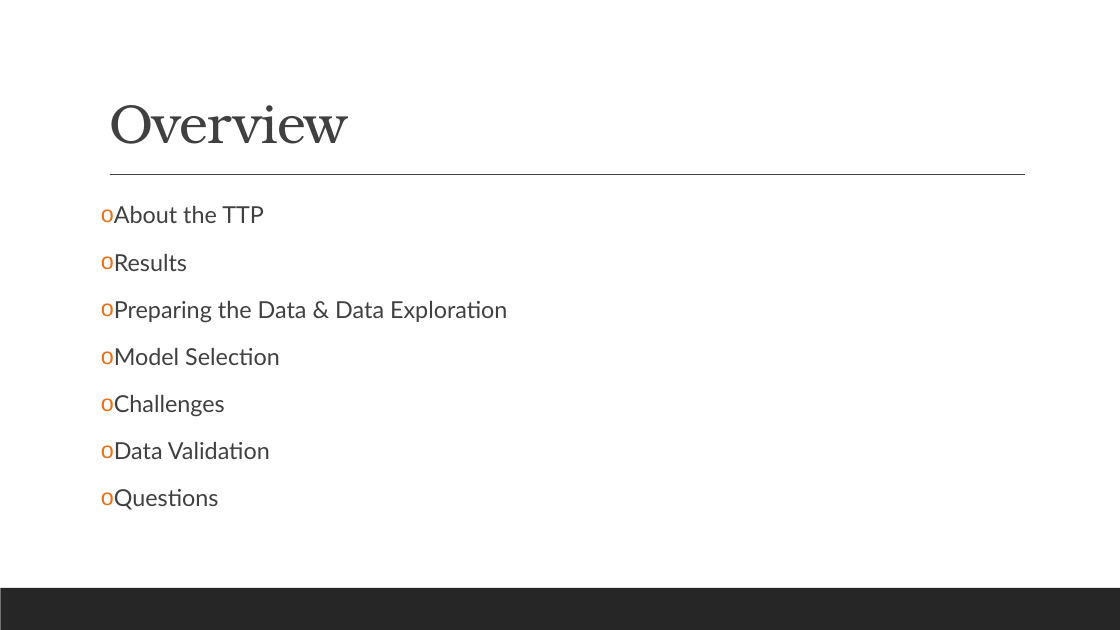
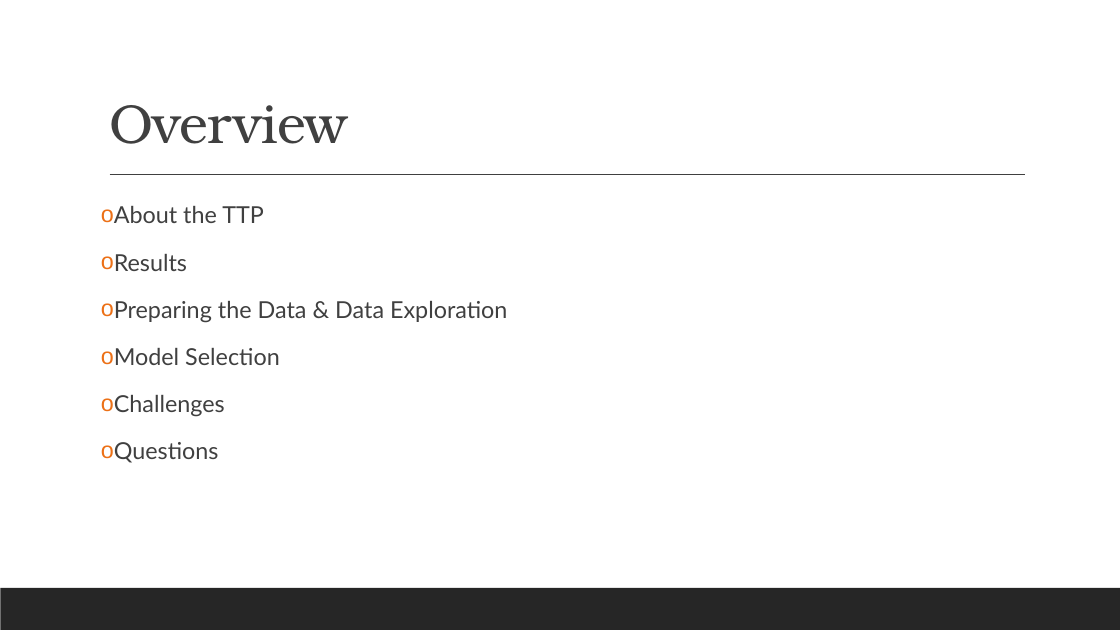
Before and after one commit to ECON8310/Final, a slide deck: slide 2 of Final Presentation.pptx. Drawn at 1120x630 pixels with LibreOffice and Linux fonts; fonts in the diff are those of the drawing. Boxes give left, top, right and bottom in pixels: in the first picture for what was removed or moved away, otherwise in the second. Text is boxed around its words. In the diff, an @@ line names an element or a change of style, - is before the commit and + after.

```diff
--- a/Final Presentation.pptx
+++ b/Final Presentation.pptx
@@ text at (114,442,270,459): paragraph removed @@
-o Data Validation
```
Also in this commit, not shown: 1 other file.
